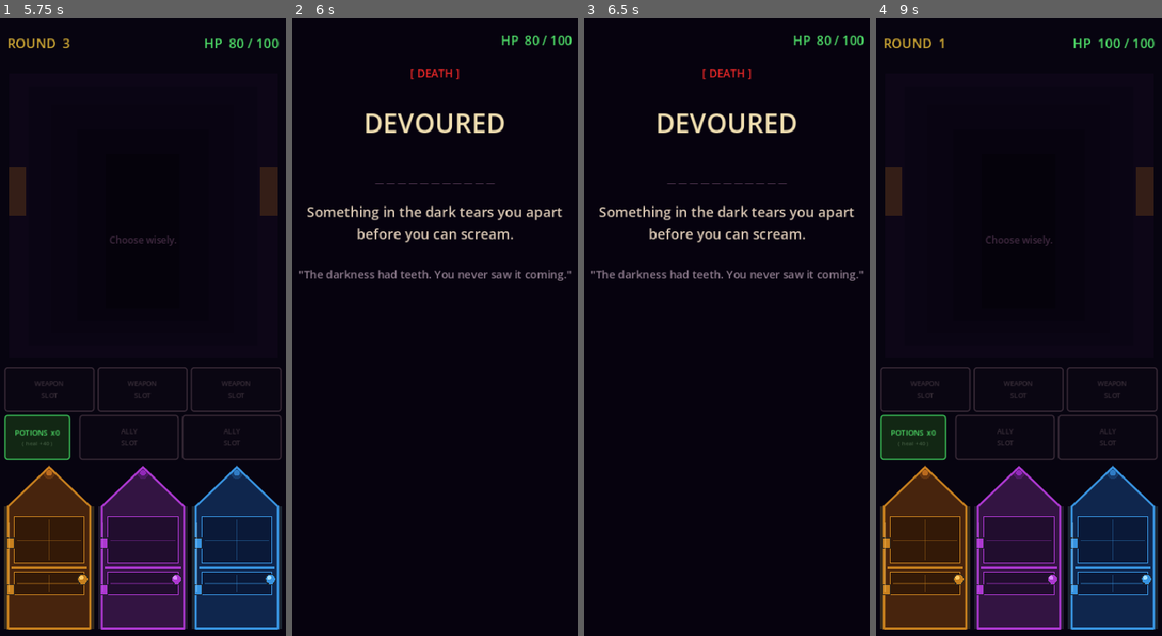
Above: before the commit, frames 1-4 (left to right).
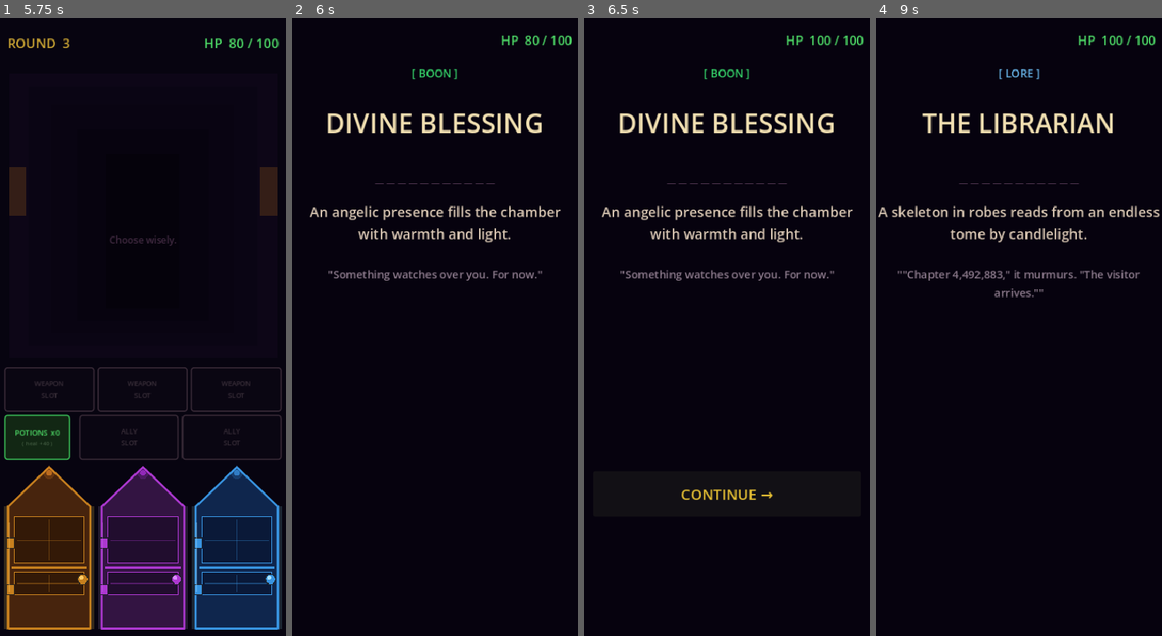
Above: after the commit, the same moments.

Repository: danjoesed11-cmd/the-doors-wait-where-am-i
Game: Godot game, scene res://scenes/main_menu.tscn
Same seed, same stepped clock (60 frames per second), same inputs: the game is played once before the commit and once after it.
Inputs (mouse positions are in pixels of both pictures, inside the frame that each line leads up to):
- Up to frame 1 (5.75 s): click "ENTER THE CORRIDOR" at 0.5 s; click "BEGIN" at 1.25 s; click (48, 561) at 2.02 s; click "CONTINUE →" at 2.75 s; click (143, 561) at 3.52 s; tap Enter at 4.25 s; move the mouse to (205, 296) at 4.27 s; click "CONTINUE →" at 5 s
- Up to frame 2 (6 s): click (529, 561) at 5.77 s
- Up to frame 3 (6.5 s): no input
- Up to frame 4 (9 s): click (1019, 493) at 6.5 s, where only the run after the commit has a clickable "CONTINUE →"; click (924, 561) at 7.27 s; click (1019, 493) at 8 s, where only the run after the commit has a clickable "ACCEPT THEIR COMPANY"; click (1019, 469) at 8.75 s, where only the run before the commit has a clickable "TRY AGAIN"

Frame 1 is identical in both runs. In frame 2, 3.9% of the frame differs, in the area x 2-98%, y 8-43%; in frame 3, 4.5%; in frame 4, 30%, in the area x 0-100%, y 2-99%.

Commit message:
Reduce accident death weights to ~1%

Diff:
--- a/scripts/fate_system.gd
+++ b/scripts/fate_system.gd
@@ -30,10 +30,10 @@
 		"The darkness had teeth. You never saw it coming.", 3, -1, 8))
 	all_fates.append(FateData.new("death_fall", FateType.DEATH,
 		"THE FALL", "The floor gives way. You plummet into nothing.",
-		"They say you don't feel anything after the first impact.", 2, 12, 6))
+		"They say you don't feel anything after the first impact.", 2, 12, 1))
 	all_fates.append(FateData.new("death_spiked", FateType.DEATH,
 		"SPIKED", "Ancient mechanisms spring to life the moment the door swings open.",
-		"The trap was set centuries ago. It waited just for you.", 1, 10, 7))
+		"The trap was set centuries ago. It waited just for you.", 1, 10, 1))
 	all_fates.append(FateData.new("death_old_age", FateType.DEATH,
 		"OLD AGE", "You have wandered these halls for decades. Time caught you at last.",
 		"Generations passed. The doors never ended. You became dust.", 13, -1, 12))
@@ -42,7 +42,7 @@
 		"You open the door. It smiles. Then nothing.", 4, -1, 6))
 	all_fates.append(FateData.new("death_drowned", FateType.DEATH,
 		"DROWNED", "The room floods instantly. There is no way out.",
-		"The water is cold. Impossibly cold.", 5, -1, 5))
+		"The water is cold. Impossibly cold.", 5, -1, 1))
 
 	# WIN
 	all_fates.append(FateData.new("win_defeat_satan", FateType.WIN,
